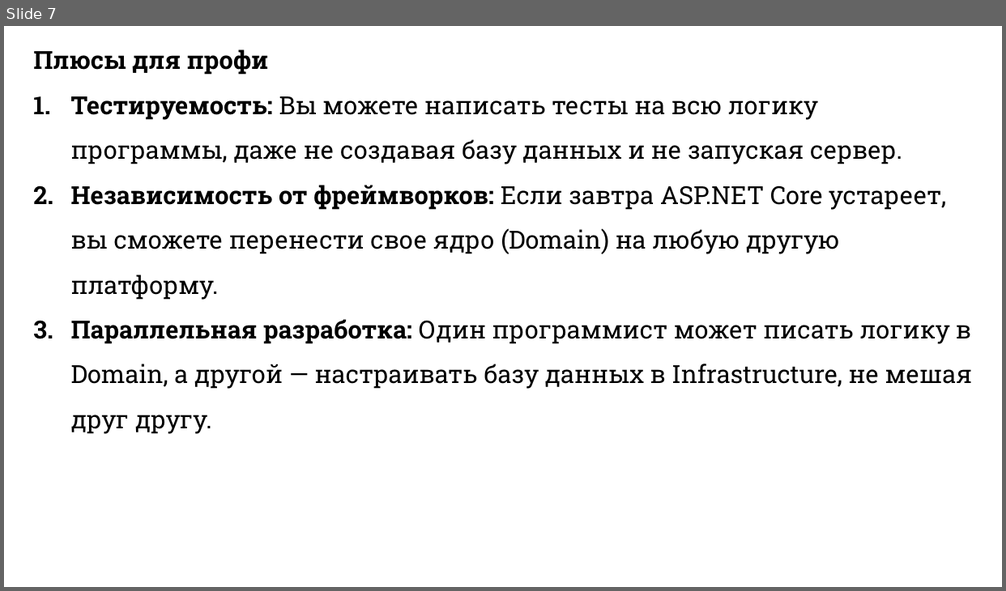
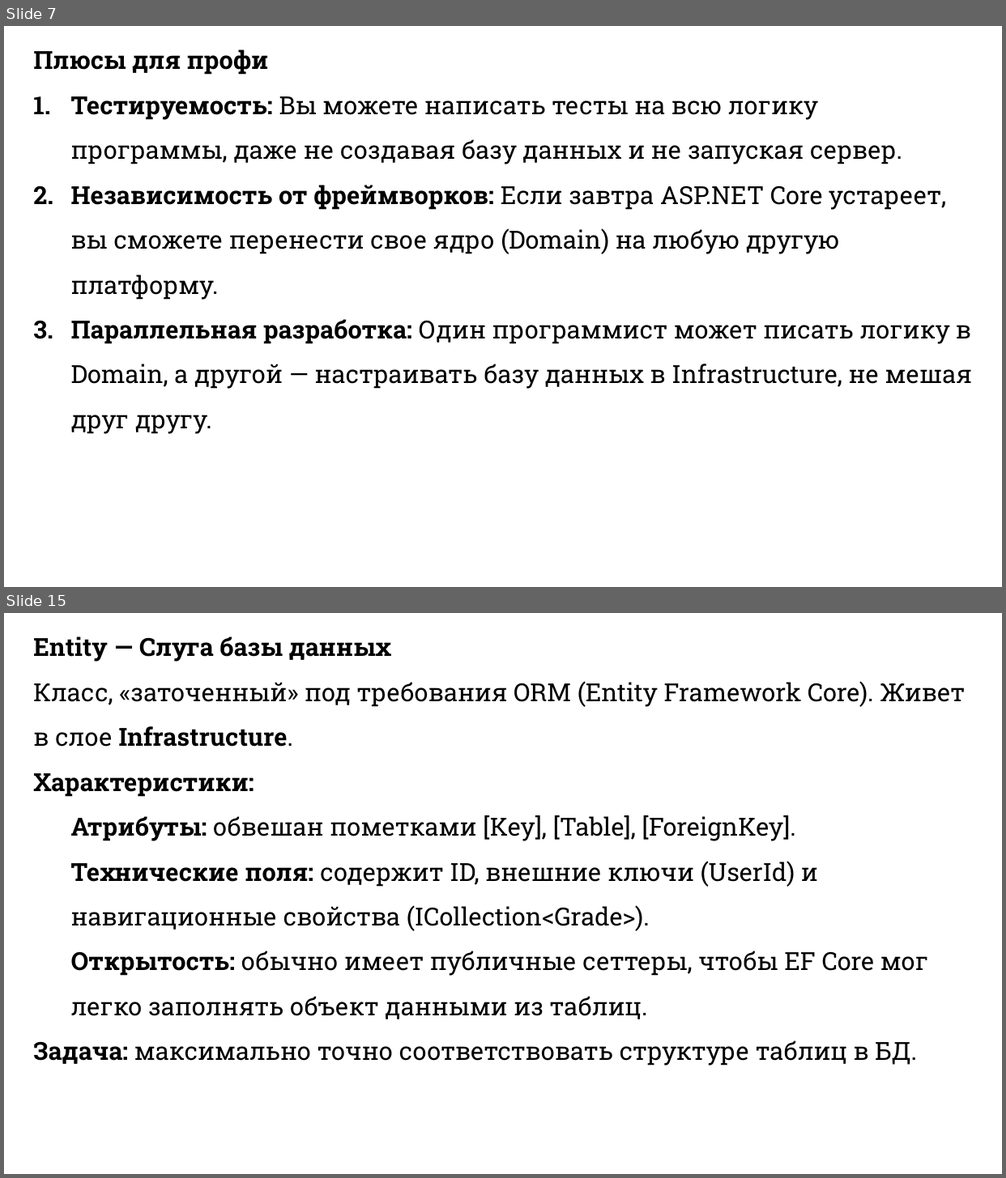
Before and after one commit to DaniilKlyukin/OOP-6, a slide deck: Лекции/ООП 2 лек 8.pptx. Shown one above the other, each under a label of ours: slide 7 before the commit, slides 7 and 15 after it; the slides between them are not shown. The pictures are 1006x591 and 1006x1178 pixels, drawn with LibreOffice and Linux fonts; fonts in the diff are those of the drawing. Boxes give left, top, right and bottom in pixels: in the first picture for what was removed or moved away, otherwise in the second. Text is boxed around its words. In the diff, an @@ line names an element or a change of style, - is before the commit and + after.

```diff
--- a/Лекции/ООП 2 лек 8.pptx
+++ b/Лекции/ООП 2 лек 8.pptx
@@ slide 15 added at (x1=4, y1=613, x2=1002, y2=1174), background #FFFFFF @@
@@ text added at (x1=33, y1=636, x2=965, y2=1066), 24 pt, text #000000 @@
+Entity — Слуга базы данных
+Класс, «заточенный» под требования ORM (Entity Framework Core). Живет в слое Infrastructure.
+Характеристики:
+  Атрибуты: обвешан пометками [Key], [Table], [ForeignKey].
+  Технические поля: содержит ID, внешние ключи (UserId) и навигационные свойства (ICollection<Grade>).
+  Открытость: обычно имеет публичные сеттеры, чтобы EF Core мог легко заполнять объект данными из таблиц.
+Задача: максимально точно соответствовать структуре таблиц в БД.
```
Also in this commit, not shown: 25 other slides added, 1 slide removed, 4 other files.
